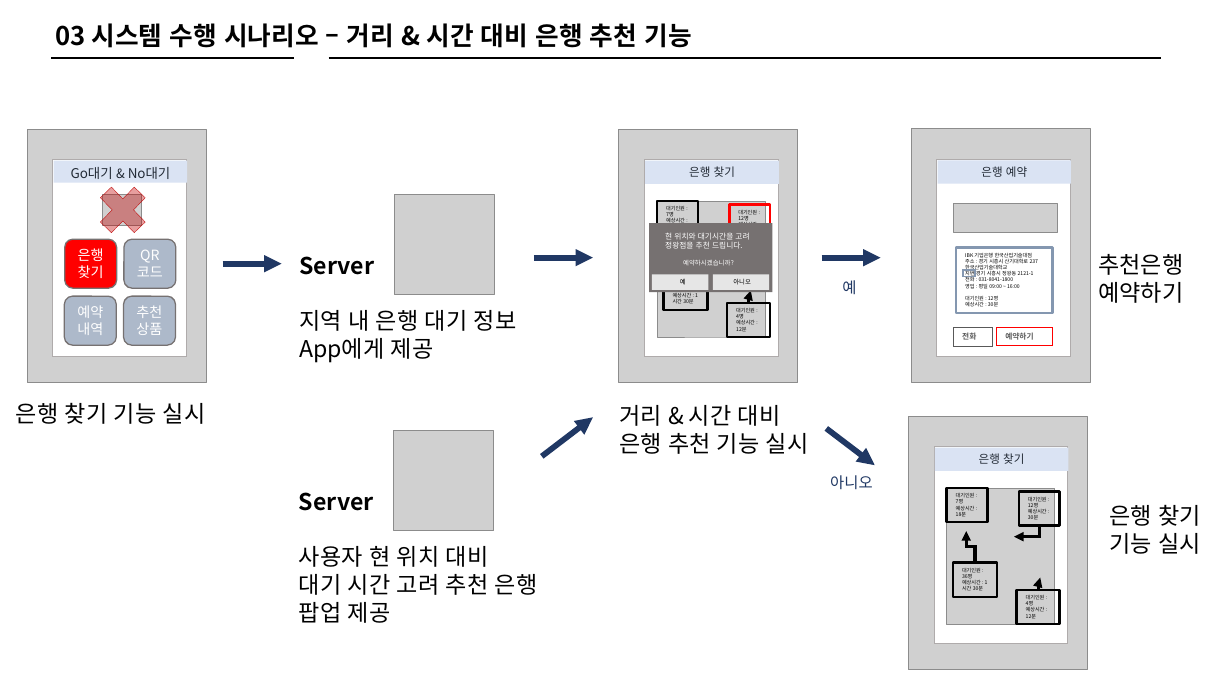
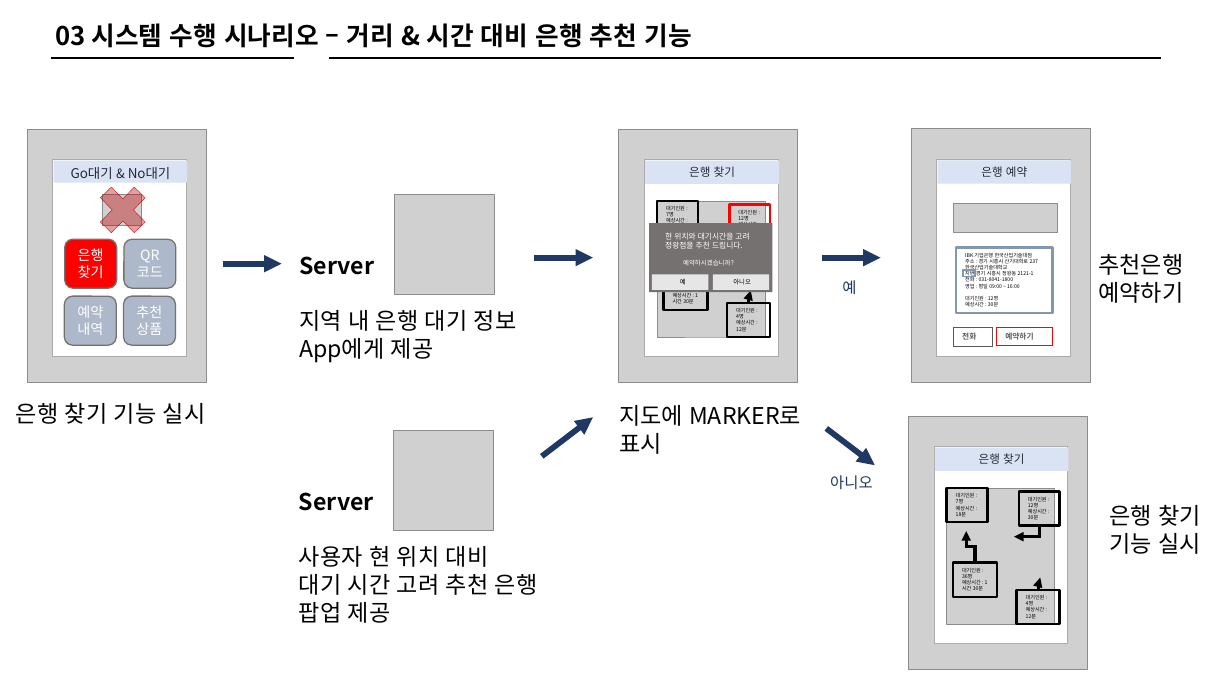
Before and after one commit to KPU-SSMS/PPT, a slide deck: slide 16 of 프로토타입 3-5(박병현,장태홍,백승제).pptx (slide 13 before the commit). Drawn at 1232x693 pixels with LibreOffice and Linux fonts; fonts in the diff are those of the drawing; grey boxes stand for pictures. Boxes give left, top, right and bottom in pixels: in the first picture for what was removed or moved away, otherwise in the second. Text is boxed around its words. In the diff, an @@ line names an element or a change of style, - is before the commit and + after.

```diff
--- a/프로토타입 3-5(박병현,장태홍,백승제).pptx
+++ b/프로토타입 3-5(박병현,장태홍,백승제).pptx
@@ text at [619, 405, 801, 454]: text changed @@
-거리 & 시간 대비
-은행 추천 기능 실시
+지도에 MARKER로 표시
```
Also in this commit, not shown: 7 other slides changed, 1 slide removed, 6 other files.
